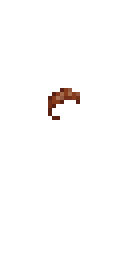
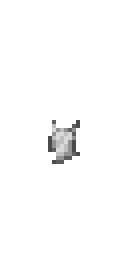
Revision of a layered 128 × 256 image; what changed, layer by layer:
hid "hair_short_red" over [48, 88, 80, 120]
hid "hair_short_brown" over [48, 88, 80, 120]
added layer "undershirt" above "t-shirt" over [48, 120, 80, 164]
